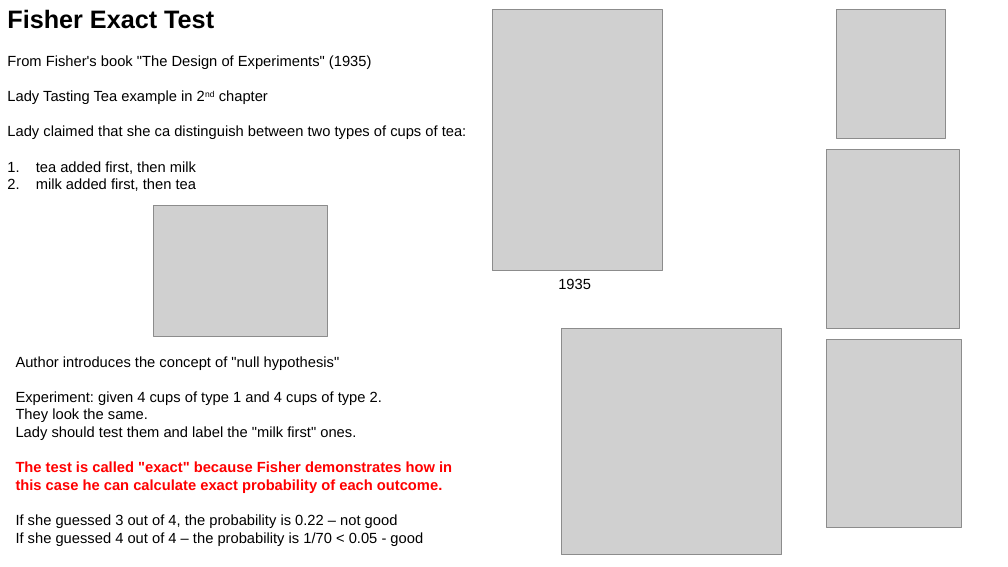
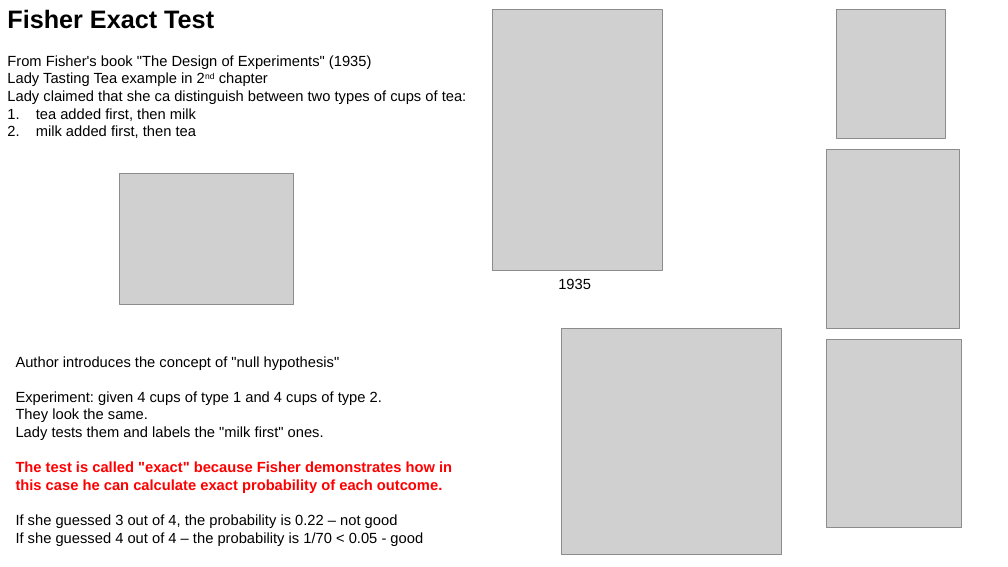
Before and after one commit to lselector/ml_ai_doc, a slide deck: slide 4 of statistics_08_F_ANOVA.pptx (slide 3 before the commit). Drawn at 1008x567 pixels with LibreOffice and Linux fonts; fonts in the diff are those of the drawing; grey boxes stand for pictures. Boxes give left, top, right and bottom in pixels: in the first picture for what was removed or moved away, otherwise in the second. Text is boxed around its words. In the diff, an @@ line names an element or a change of style, - is before the commit and + after.

```diff
--- a/statistics_08_F_ANOVA.pptx
+++ b/statistics_08_F_ANOVA.pptx
@@ text "Fisher Exact Test" rewrapped from [7, 9, 467, 191] to [7, 9, 467, 138] @@
@@ picture: place and size @@
-picture at [154, 206, 327, 337]
+picture at [119, 174, 293, 305]
@@ text at [16, 426, 324, 440]: text changed @@
-Lady should test them and label the "milk first" ones.
+Lady tests them and labels the "milk first" ones.
```
Also in this commit, not shown: 2 other slides changed, 1 slide added.
